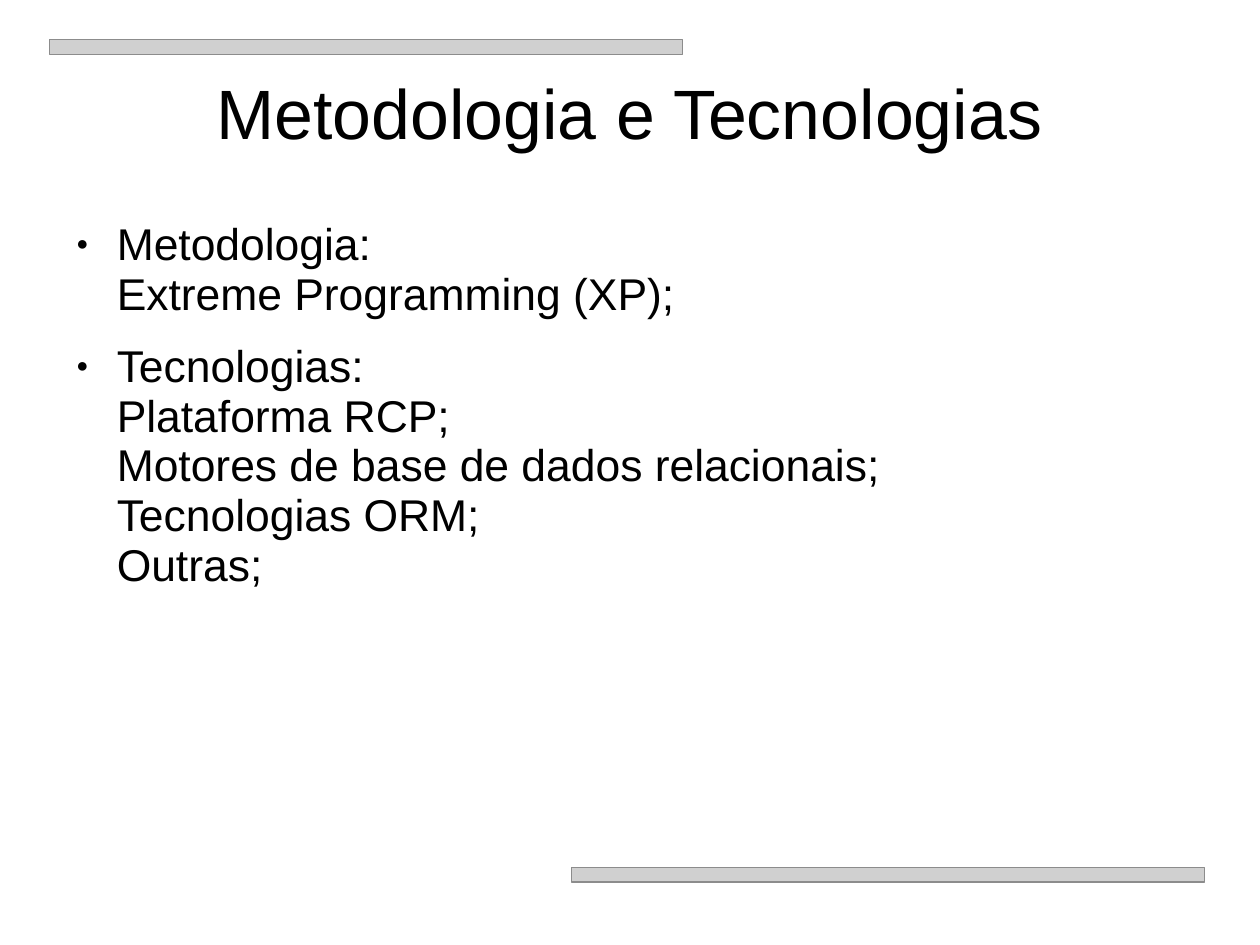
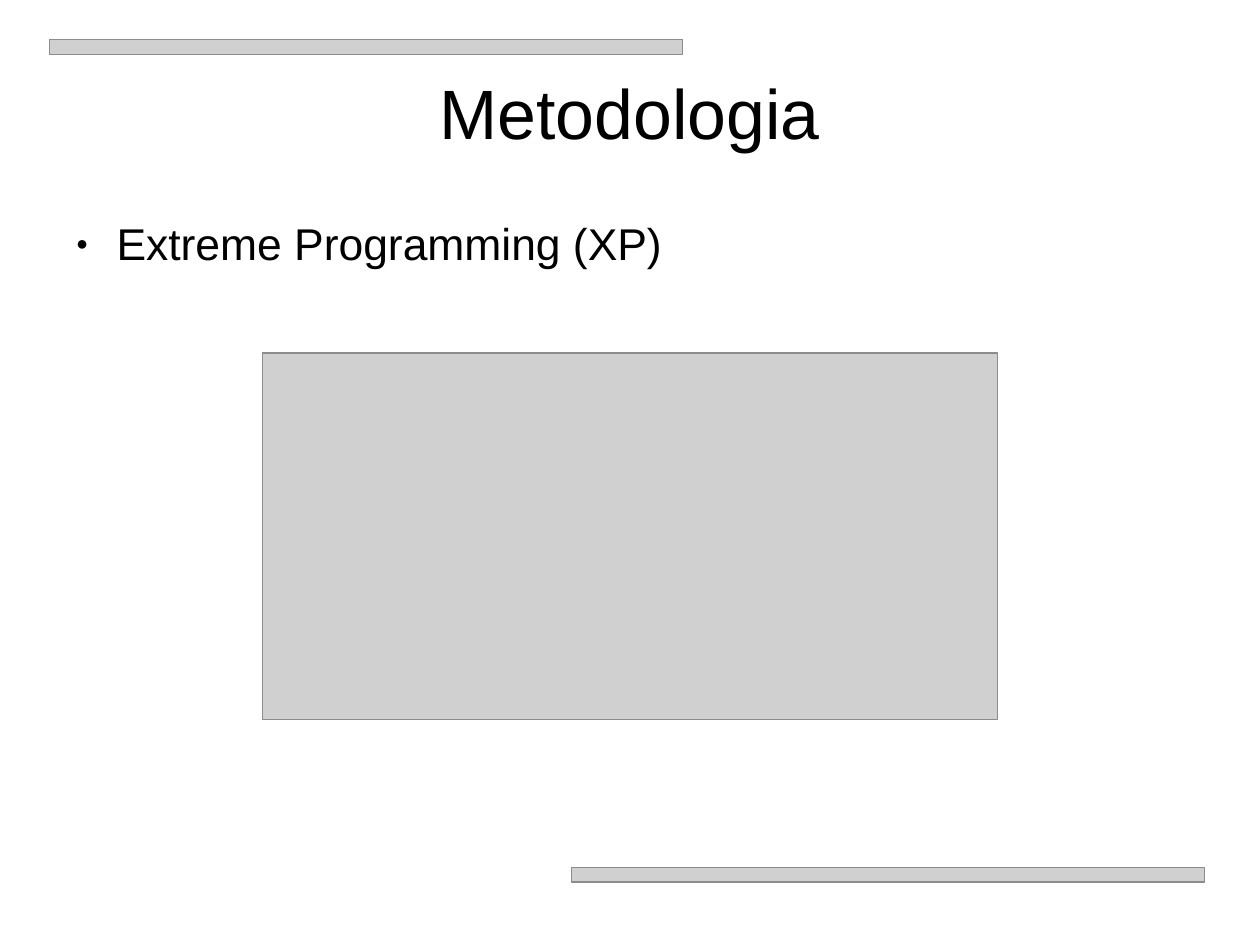
Before and after one commit to BackupTheBerlios/jfindmyfiles-svn, a slide deck: slide 4 of trunk/apresentacao.ppt. Drawn at 1260x945 pixels with LibreOffice and Linux fonts; fonts in the diff are those of the drawing; grey boxes stand for pictures. Boxes give left, top, right and bottom in pixels: in the first picture for what was removed or moved away, otherwise in the second. Text is boxed around its words. In the diff, an @@ line names an element or a change of style, - is before the commit and + after.

```diff
--- a/trunk/apresentacao.ppt
+++ b/trunk/apresentacao.ppt
@@ title at (439, 88, 819, 153): text changed @@
-Metodologia e Tecnologias
+Metodologia
@@ text at (117, 227, 662, 270): text changed @@
-● Metodologia:
-  Extreme Programming (XP);
-● Tecnologias:
-  Plataforma RCP;
-  Motores de base de dados relacionais;
-  Tecnologias ORM;
-  Outras;
+● Extreme Programming (XP)
@@ picture added at (263, 353, 998, 720) @@
```
Also in this commit, not shown: 1 slide added, 1 slide removed.
